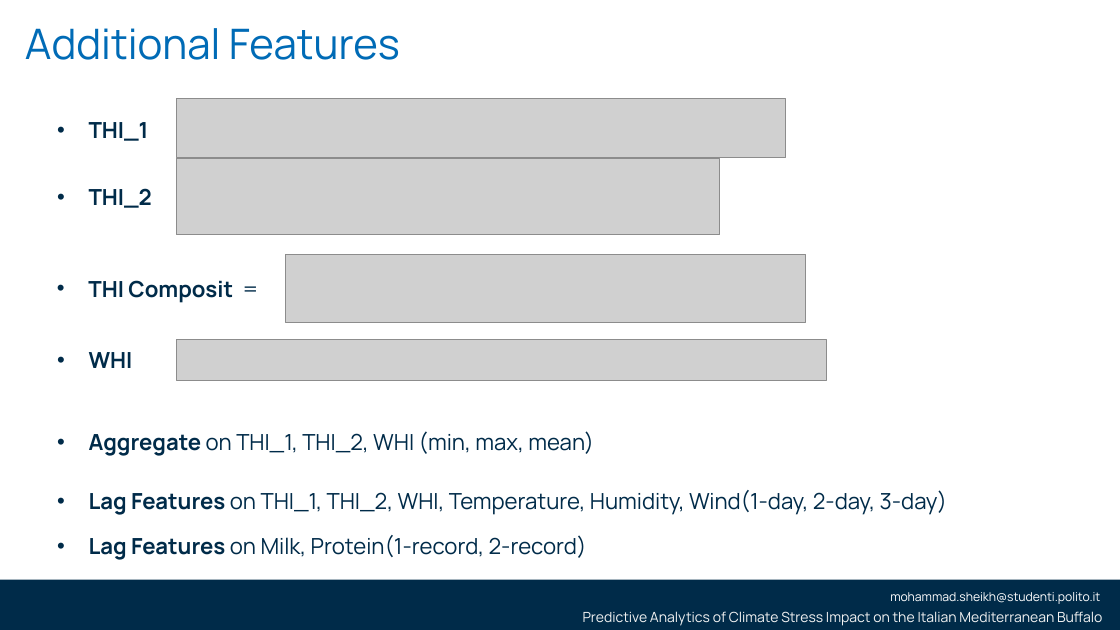
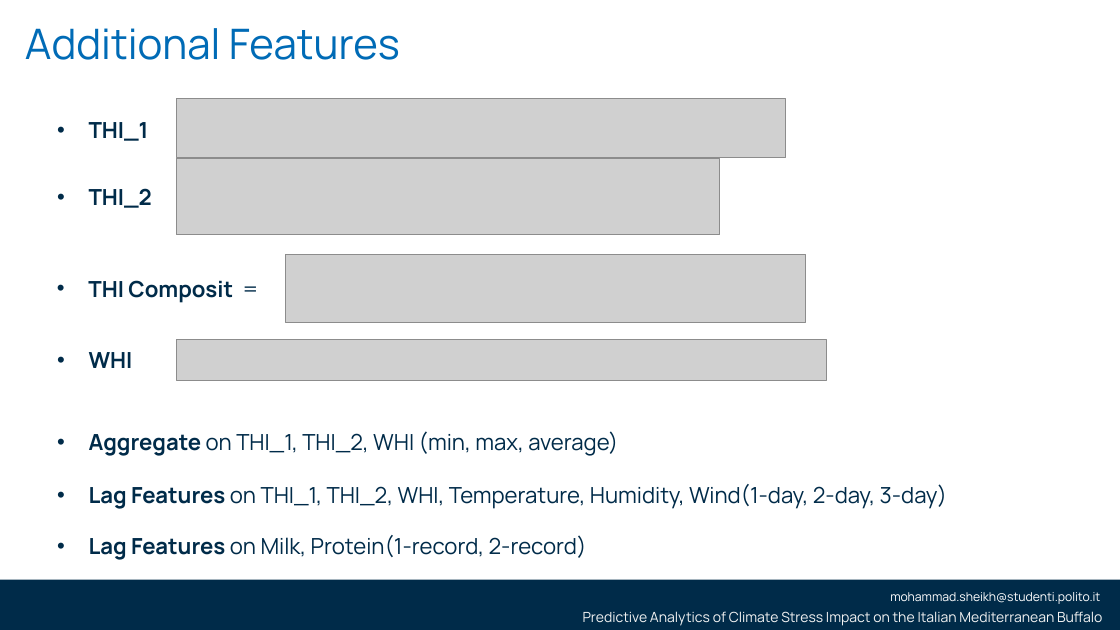
Before and after one commit to smsag99/Thesis, a slide deck: slide 11 of Presentation/thesisPresentation4-V2.pptx. Drawn at 1120x630 pixels with LibreOffice and Linux fonts; fonts in the diff are those of the drawing; grey boxes stand for pictures; background and template pictures are left out. Boxes give left, top, right and bottom in pixels: in the first picture for what was removed or moved away, otherwise in the second. Text is boxed around its words. In the diff, an @@ line names an element or a change of style, - is before the commit and + after.

Commit message:
presentation 4-v2 modified

```diff
--- a/Presentation/thesisPresentation4-V2.pptx
+++ b/Presentation/thesisPresentation4-V2.pptx
@@ text at [89,431,618,456]: text changed @@
-• Aggregate on THI_1, THI_2, WHI (min, max, mean)
+• Aggregate on THI_1, THI_2, WHI (min, max, average)
@@ text "Lag Features on THI_1, THI_2, ...": place and size @@
-text "Lag Features on THI_1, THI_2, ..." at [89,490,947,515]
+text "Lag Features on THI_1, THI_2, ..." at [89,484,947,509]
```
Also in this commit, not shown: 11 slides added.
